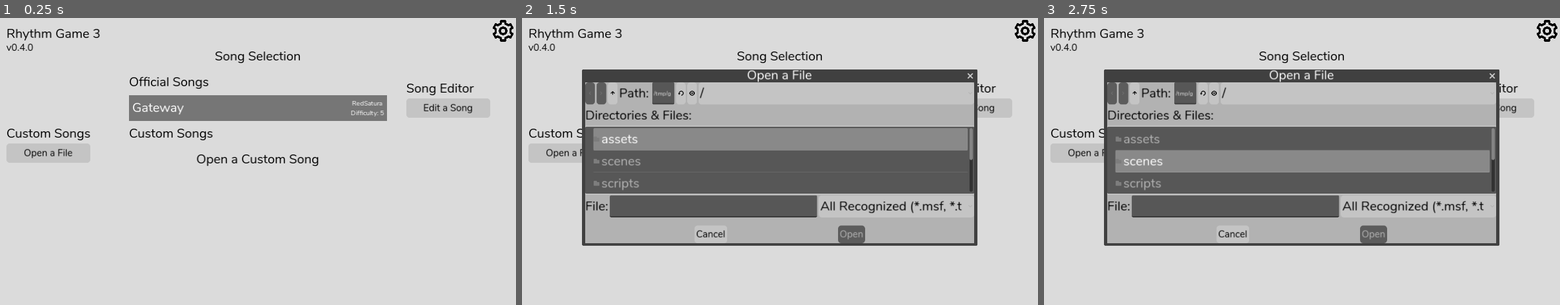
Above: before the commit, frames 1-3 (left to right).
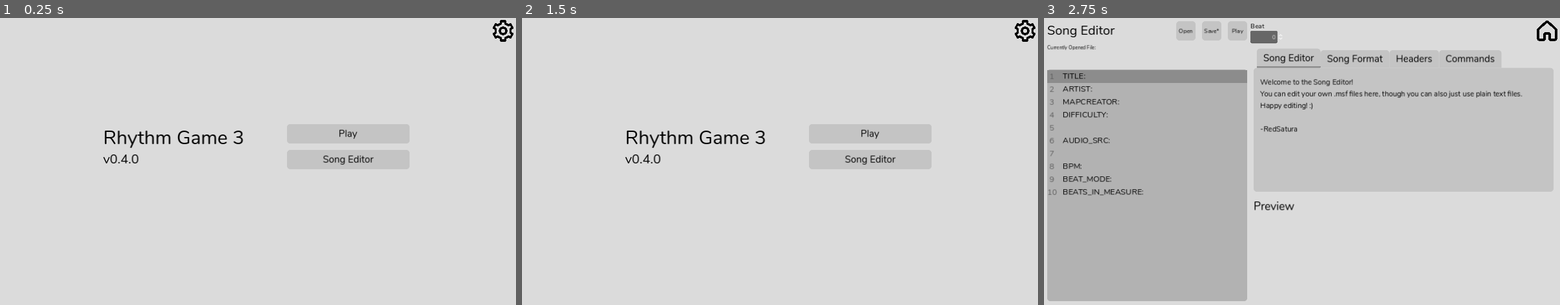
Above: after the commit, the same moments.

Repository: RedSatura/rhythm-game-3
Game: Godot game, scene res://scenes/title/title_screen.tscn
Same seed, same stepped clock (60 frames per second), same inputs: the game is played once before the commit and once after it.
Inputs (mouse positions are in pixels of both pictures, inside the frame that each line leads up to):
- Up to frame 1 (0.25 s): no input
- Up to frame 2 (1.5 s): click (568, 152) at 0.5 s, where only the run before the commit has a clickable "Open a File"; click (970, 106) at 1.25 s, where only the run before the commit has a clickable "Edit a Song"
- Up to frame 3 (2.75 s): click (1394, 158) at 2 s, where only the run after the commit has a clickable "Song Editor"

The runs differ from the first frame. In frame 1, 7.1% of the frame differs, in the area x 1-92%, y 3-52%; in frame 2, 41%; in frame 3, 48%, in the area x 0-100%, y 0-99%.

Commit message:
redesign title screen

Diff:
--- a/scenes/title/song_selection/song_item/song_item.gd
+++ b/scenes/title/song_selection/song_item/song_item.gd
@@ -1,4 +1,4 @@
-extends Control
+extends Button
 
 @export_file var song_path: String = ""
 @export var song_title: String = ""
@@ -14,6 +14,5 @@
 	artist_label.text = song_artist
 	difficulty_label.text = "Difficulty: " + str(song_difficulty)
 
-func _on_panel_gui_input(_event: InputEvent) -> void:
-	if Input.is_action_just_pressed("click"):
-		get_tree().change_scene_to_file("res://scenes/stage/stage.tscn")
+func _on_pressed() -> void:
+	get_tree().change_scene_to_file("res://scenes/stage/stage.tscn")
--- a/scenes/title/song_selection/song_item/song_item.tscn
+++ b/scenes/title/song_selection/song_item/song_item.tscn
@@ -3,19 +3,12 @@
 [ext_resource type="Theme" uid="uid://8awncr10kw81" path="res://styles/dark_theme.tres" id="1_tq7xw"]
 [ext_resource type="Script" path="res://scenes/title/song_selection/song_item/song_item.gd" id="2_7f65r"]
 
-[node name="SongItem" type="Control"]
+[node name="SongItem" type="Button"]
 custom_minimum_size = Vector2(640, 64)
-layout_mode = 3
-anchors_preset = 0
+offset_right = 640.0
+offset_bottom = 64.0
 theme = ExtResource("1_tq7xw")
 script = ExtResource("2_7f65r")
-
-[node name="Panel" type="ColorRect" parent="."]
-custom_minimum_size = Vector2(640, 64)
-layout_mode = 0
-offset_right = 640.0
-offset_bottom = 64.0
-color = Color(0.201527, 0.201527, 0.201527, 0.6)
 
 [node name="SongTitle" type="Label" parent="."]
 layout_mode = 0
@@ -46,4 +39,4 @@
 horizontal_alignment = 2
 vertical_alignment = 1
 
-[connection signal="gui_input" from="Panel" to="." method="_on_panel_gui_input"]
+[connection signal="pressed" from="." to="." method="_on_pressed"]
--- a/scenes/title/song_selection/song_selection.gd
+++ b/scenes/title/song_selection/song_selection.gd
@@ -1,14 +1,22 @@
 extends Control
 
 @onready var song_item_container: Node = $SongSelection/SongItemContainer
+@onready var file_dialog: Node = $SongSelection/SongItemContainer/OpenCustomSong/FileDialog
 
 var files: Array = []
 
 var file_processing: bool = false
+var custom_processing: bool = false
+
+enum VisibilityState {
+	VISIBLE,
+	HIDDEN,
+}
 
 func _ready() -> void:
 	SignalHandler.connect("song_validated", Callable(self, "song_validated"))
 	SignalHandler.connect("send_user_song_file_paths", Callable(self, "process_file_paths"))
+	SignalHandler.connect("set_song_selection_visibility", Callable(self, "set_visibility"))
 	check_songs()
 
 func check_songs() -> void:
@@ -69,7 +77,25 @@
 		new_song_item.song_difficulty = GlobalData.song_info["difficulty"]
 		song_item_container.add_child(new_song_item)
 		file_processing = false
+	elif custom_processing:
+		get_tree().change_scene_to_file("res://scenes/stage/stage.tscn")
 
 func _on_open_custom_song_gui_input(_event: InputEvent) -> void:
 	if Input.is_action_just_pressed("click"):
-		pass
+		file_dialog.popup()
+
+func _on_file_dialog_file_selected(path: String) -> void:
+	custom_processing = true
+	SignalHandler.emit_signal("send_song_to_validator", path)
+
+func set_visibility(status: bool) -> void:
+	if status:
+		var tween: Tween = get_tree().create_tween()
+		tween.tween_property(self, "position", Vector2(320, 64), 0.3).set_trans(Tween.TRANS_SINE)
+		$SongSelection/SongItemContainer/Gateway.grab_focus()
+	else:
+		var tween: Tween = get_tree().create_tween()
+		tween.tween_property(self, "position", Vector2(320, 720), 0.3).set_trans(Tween.TRANS_SINE)
+
+func _on_minimize_pressed() -> void:
+	SignalHandler.emit_signal("set_song_selection_visibility", false)
--- a/scenes/title/title_screen.gd
+++ b/scenes/title/title_screen.gd
@@ -1,10 +1,10 @@
 extends Node2D
-
-@onready var song_info: Node = $UI/SongInfo
 
 @onready var messages_container: Node = $UI/ScrollContainer/MessagesContainer
 
 @onready var song_selection: Node = $UI/SongSelection
+
+@onready var title_objects: Node = $UI/TitleObjects
 
 func _ready() -> void:
 	#DisplayServer.window_set_mode(DisplayServer.WINDOW_MODE_FULLSCREEN)
@@ -15,10 +15,11 @@
 	SignalHandler.connect("song_validated", Callable(self, "song_validated"))
 	SignalHandler.connect("reset_to_defaults", Callable(self, "reset_to_defaults"))
 	SignalHandler.connect("change_theme", Callable(self, "change_theme"))
+	SignalHandler.connect("set_song_selection_visibility", Callable(self, "song_selection_visibility_status"))
+
+	$UI/TitleObjects/Play.grab_focus()
 
 	OS.request_permissions()
-
-	song_info.visible = false
 
 	if GlobalData.global_settings["theme"] == null:
 		GlobalData.global_settings["theme"] = load("res://styles/default_theme.tres")
@@ -40,14 +41,10 @@
 	message_display.update_message(0, message)
 
 func song_validated() -> void:
-	song_info.visible = true
-	$UI/SongInfo/SongDataLabels/Title.text = str(GlobalData.song_info["title"])
-	$UI/SongInfo/SongDataLabels/Artist.text = "Artist: " + str(GlobalData.song_info["artist"])
-	$UI/SongInfo/SongDataLabels/MapCreator.text = "Map Creator: " + str(GlobalData.song_info["mapcreator"])
-	$UI/SongInfo/SongDataLabels/Difficulty.text = "Difficulty: " + str(GlobalData.song_info["difficulty"])
+	pass
 
 func reset_to_defaults() -> void:
-	song_info.visible = false
+	pass
 
 func _on_play_song_pressed() -> void:
 	get_tree().change_scene_to_file("res://scenes/stage/stage.tscn")
@@ -62,3 +59,17 @@
 func _on_official_song_button_pressed() -> void:
 	SignalHandler.emit_signal("send_song_to_validator", "res://songs/official/0.4/gateway/gateway.msf")
 	get_tree().change_scene_to_file("res://scenes/stage/stage.tscn")
+
+func _on_song_editor_pressed() -> void:
+	get_tree().change_scene_to_file("res://scenes/editor/song_editor.tscn")
+
+func _on_play_pressed() -> void:
+	SignalHandler.emit_signal("set_song_selection_visibility", true)
+
+func song_selection_visibility_status(status: bool) -> void:
+	if status:
+		var tween: Tween = get_tree().create_tween()
+		tween.tween_property(title_objects, "modulate", Color(1.0, 1.0, 1.0, 0.0), 0.3)
+	else:
+		var tween: Tween = get_tree().create_tween()
+		tween.tween_property(title_objects, "modulate", Color(1.0, 1.0, 1.0, 1.0), 0.3)
--- a/scenes/title/title_screen.tscn
+++ b/scenes/title/title_screen.tscn
@@ -1,6 +1,5 @@
-[gd_scene load_steps=10 format=3 uid="uid://d4glp02ecl6x5"]
+[gd_scene load_steps=9 format=3 uid="uid://d4glp02ecl6x5"]
 
-[ext_resource type="Script" path="res://scenes/title/song_file_picker.gd" id="1_b3hli"]
 [ext_resource type="Script" path="res://scenes/title/title_screen.gd" id="1_kubb5"]
 [ext_resource type="PackedScene" uid="uid://bltgltqli3hk0" path="res://scenes/song_validator/song_validator.tscn" id="3_283yi"]
 [ext_resource type="Theme" uid="uid://8awncr10kw81" path="res://styles/dark_theme.tres" id="3_qigky"]
@@ -30,43 +29,44 @@
 offset_bottom = 720.0
 metadata/_edit_lock_ = true
 
-[node name="Title" type="Label" parent="UI"]
+[node name="TitleObjects" type="Control" parent="UI"]
+anchors_preset = 0
+offset_right = 40.0
+offset_bottom = 40.0
+
+[node name="Title" type="Label" parent="UI/TitleObjects"]
 layout_mode = 0
-offset_left = 16.0
-offset_top = 16.0
-offset_right = 328.0
-offset_bottom = 64.0
+offset_left = 256.0
+offset_top = 264.0
+offset_right = 640.0
+offset_bottom = 330.0
+theme_override_font_sizes/font_size = 48
 text = "Rhythm Game 3"
 
-[node name="VersionNumber" type="Label" parent="UI"]
+[node name="VersionNumber" type="Label" parent="UI/TitleObjects"]
 layout_mode = 0
-offset_left = 16.0
-offset_top = 56.0
-offset_right = 272.0
-offset_bottom = 90.0
-theme_override_font_sizes/font_size = 24
+offset_left = 256.0
+offset_top = 328.0
+offset_right = 640.0
+offset_bottom = 373.0
+theme_override_font_sizes/font_size = 32
 text = "v0.4.0"
 
-[node name="Custom" type="Label" parent="UI"]
+[node name="Play" type="Button" parent="UI/TitleObjects"]
 layout_mode = 0
-offset_left = 16.0
+offset_left = 712.0
 offset_top = 264.0
-offset_right = 236.0
-offset_bottom = 309.0
-text = "Custom Songs
-"
+offset_right = 1016.0
+offset_bottom = 312.0
+text = "Play"
 
-[node name="OpenFile" type="Button" parent="UI/Custom"]
+[node name="SongEditor" type="Button" parent="UI/TitleObjects"]
 layout_mode = 0
-offset_top = 48.0
-offset_right = 208.0
-offset_bottom = 96.0
-focus_neighbor_left = NodePath(".")
-focus_neighbor_top = NodePath(".")
-focus_neighbor_right = NodePath("../../Editor/EditorButton")
-focus_neighbor_bottom = NodePath("../../SongInfo/PlaySong")
-text = "Open a File"
-metadata/_edit_lock_ = true
+offset_left = 712.0
+offset_top = 328.0
+offset_right = 1016.0
+offset_bottom = 376.0
+text = "Song Editor"
 
 [node name="ScrollContainer" type="ScrollContainer" parent="UI"]
 layout_mode = 1
@@ -87,115 +87,13 @@
 [node name="MessagesContainer" type="VBoxContainer" parent="UI/ScrollContainer"]
 layout_mode = 2
 
-[node name="SongInfo" type="Control" parent="UI"]
-layout_mode = 3
-anchors_preset = 0
-offset_top = -96.0
-offset_right = 40.0
-offset_bottom = -56.0
-
-[node name="SongDataLabels" type="VBoxContainer" parent="UI/SongInfo"]
-layout_mode = 0
-offset_left = 16.0
-offset_top = 480.0
-offset_right = 448.0
-offset_bottom = 608.0
-metadata/_edit_group_ = true
-
-[node name="Title" type="Label" parent="UI/SongInfo/SongDataLabels"]
-layout_mode = 2
-theme_override_font_sizes/font_size = 28
-text = "Title"
-
-[node name="Artist" type="Label" parent="UI/SongInfo/SongDataLabels"]
-layout_mode = 2
-theme_override_font_sizes/font_size = 16
-text = "Artist: "
-
-[node name="MapCreator" type="Label" parent="UI/SongInfo/SongDataLabels"]
-layout_mode = 2
-theme_override_font_sizes/font_size = 16
-text = "Map Creator: "
-
-[node name="Difficulty" type="Label" parent="UI/SongInfo/SongDataLabels"]
-layout_mode = 2
-theme_override_font_sizes/font_size = 16
-text = "Difficulty: "
-
-[node name="PlaySong" type="Button" parent="UI/SongInfo"]
-layout_mode = 0
-offset_left = 16.0
-offset_top = 616.0
-offset_right = 224.0
-offset_bottom = 664.0
-focus_neighbor_left = NodePath(".")
-focus_neighbor_top = NodePath("../../Custom/OpenFile")
-focus_neighbor_right = NodePath(".")
-focus_neighbor_bottom = NodePath(".")
-text = "Play Song!"
-
-[node name="Editor" type="Control" parent="UI"]
-layout_mode = 3
-anchors_preset = 0
-offset_right = 40.0
-offset_bottom = 40.0
-
-[node name="Editor" type="Label" parent="UI/Editor"]
-layout_mode = 0
-offset_left = 1008.0
-offset_top = 152.0
-offset_right = 1248.0
-offset_bottom = 200.0
-text = "Song Editor"
-
-[node name="EditorButton" type="Button" parent="UI/Editor"]
-layout_mode = 0
-offset_left = 1008.0
-offset_top = 200.0
-offset_right = 1216.0
-offset_bottom = 248.0
-focus_neighbor_left = NodePath("../../Custom/OpenFile")
-focus_neighbor_top = NodePath(".")
-focus_neighbor_right = NodePath("../../Settings/OptionsButton")
-focus_neighbor_bottom = NodePath(".")
-text = "Edit a Song"
-
-[node name="Settings" type="Control" parent="UI"]
-layout_mode = 3
-anchors_preset = 0
-offset_right = 40.0
-offset_bottom = 40.0
-
-[node name="Options" parent="UI/Settings" instance=ExtResource("6_tu506")]
-layout_mode = 0
-offset_left = 1280.0
-offset_right = 1728.0
-
-[node name="OptionsButton" parent="UI/Settings" instance=ExtResource("5_g1xjh")]
-layout_mode = 0
-offset_left = 1216.0
-offset_right = 1280.0
-theme_override_styles/normal = SubResource("StyleBoxFlat_rx4e8")
-
-[node name="FileDialog" type="FileDialog" parent="UI"]
-mode = 2
-title = "Open a File"
-initial_position = 2
-size = Vector2i(800, 400)
-ok_button_text = "Open"
-file_mode = 0
-access = 2
-filters = PackedStringArray("*.msf", "*.txt")
-script = ExtResource("1_b3hli")
-
 [node name="SongSelection" type="Control" parent="UI"]
 anchors_preset = 0
 offset_left = 320.0
-offset_top = 64.0
+offset_top = 720.0
 offset_right = 960.0
-offset_bottom = 656.0
+offset_bottom = 1376.0
 script = ExtResource("8_td63i")
-metadata/_edit_group_ = true
 
 [node name="SongSelection2" type="Label" parent="UI/SongSelection"]
 custom_minimum_size = Vector2(640, 64)
@@ -222,8 +120,10 @@
 text = "Official Songs"
 vertical_alignment = 1
 
-[node name="SongItem" parent="UI/SongSelection/SongSelection/SongItemContainer" instance=ExtResource("9_1h54w")]
+[node name="Gateway" parent="UI/SongSelection/SongSelection/SongItemContainer" instance=ExtResource("9_1h54w")]
 layout_mode = 2
+focus_neighbor_top = NodePath(".")
+focus_neighbor_bottom = NodePath("../OpenCustomSong")
 song_path = "res://songs/official/0.4/gateway/gateway.msf"
 song_title = "Gateway"
 song_artist = "RedSatura"
@@ -235,9 +135,11 @@
 vertical_alignment = 1
 justification_flags = 162
 
-[node name="OpenCustomSong" type="Control" parent="UI/SongSelection/SongSelection/SongItemContainer"]
+[node name="OpenCustomSong" type="Button" parent="UI/SongSelection/SongSelection/SongItemContainer"]
 custom_minimum_size = Vector2(0, 64)
 layout_mode = 2
+focus_neighbor_top = NodePath("../Gateway")
+flat = true
 
 [node name="OpenCustom" type="Label" parent="UI/SongSelection/SongSelection/SongItemContainer/OpenCustomSong"]
 layout_mode = 0
@@ -249,9 +151,41 @@
 horizontal_alignment = 1
 vertical_alignment = 1
 
-[connection signal="pressed" from="UI/Custom/OpenFile" to="UI/FileDialog" method="_on_open_file_pressed"]
-[connection signal="pressed" from="UI/SongInfo/PlaySong" to="." method="_on_play_song_pressed"]
-[connection signal="pressed" from="UI/Editor/EditorButton" to="." method="_on_editor_button_pressed"]
-[connection signal="canceled" from="UI/FileDialog" to="." method="_on_file_dialog_canceled"]
-[connection signal="file_selected" from="UI/FileDialog" to="UI/FileDialog" method="_on_file_selected"]
+[node name="FileDialog" type="FileDialog" parent="UI/SongSelection/SongSelection/SongItemContainer/OpenCustomSong"]
+title = "Open a File"
+ok_button_text = "Open"
+file_mode = 0
+access = 2
+use_native_dialog = true
+
+[node name="Minimize" type="Button" parent="UI/SongSelection"]
+layout_mode = 0
+offset_left = 576.0
+offset_right = 640.0
+offset_bottom = 64.0
+focus_mode = 0
+text = "X"
+flat = true
+
+[node name="Settings" type="Control" parent="UI"]
+layout_mode = 3
+anchors_preset = 0
+offset_right = 40.0
+offset_bottom = 40.0
+
+[node name="Options" parent="UI/Settings" instance=ExtResource("6_tu506")]
+layout_mode = 0
+offset_left = 1280.0
+offset_right = 1728.0
+
+[node name="OptionsButton" parent="UI/Settings" instance=ExtResource("5_g1xjh")]
+layout_mode = 0
+offset_left = 1216.0
+offset_right = 1280.0
+theme_override_styles/normal = SubResource("StyleBoxFlat_rx4e8")
+
+[connection signal="pressed" from="UI/TitleObjects/Play" to="." method="_on_play_pressed"]
+[connection signal="pressed" from="UI/TitleObjects/SongEditor" to="." method="_on_song_editor_pressed"]
 [connection signal="gui_input" from="UI/SongSelection/SongSelection/SongItemContainer/OpenCustomSong" to="UI/SongSelection" method="_on_open_custom_song_gui_input"]
+[connection signal="file_selected" from="UI/SongSelection/SongSelection/SongItemContainer/OpenCustomSong/FileDialog" to="UI/SongSelection" method="_on_file_dialog_file_selected"]
+[connection signal="pressed" from="UI/SongSelection/Minimize" to="UI/SongSelection" method="_on_minimize_pressed"]
--- a/scenes/ui/message_display/message_display.gd
+++ b/scenes/ui/message_display/message_display.gd
@@ -19,8 +19,10 @@
 		0: #messages
 			$Message.text = message
 			get_theme_stylebox("panel", "MessageDisplay").border_width_right = 0
-			fade_timer.start(3)
-			fade_bar.visible = true
+			if fade_timer:
+				fade_timer.start(3)
+			if fade_bar:
+				fade_bar.visible = true
 		1: #errors
 			$Message.text = message
 			get_theme_stylebox("panel", "MessageDisplay").border_width_right = 4
--- a/scripts/signal handler/signal_handler.gd
+++ b/scripts/signal handler/signal_handler.gd
@@ -60,4 +60,5 @@
 
 #region title_screen
 signal toggle_show_title_screen_options(status: bool)
+signal set_song_selection_visibility(status: bool)
 #endregion
Not shown, changed: songs/official/0.4/gateway/gateway.msf
